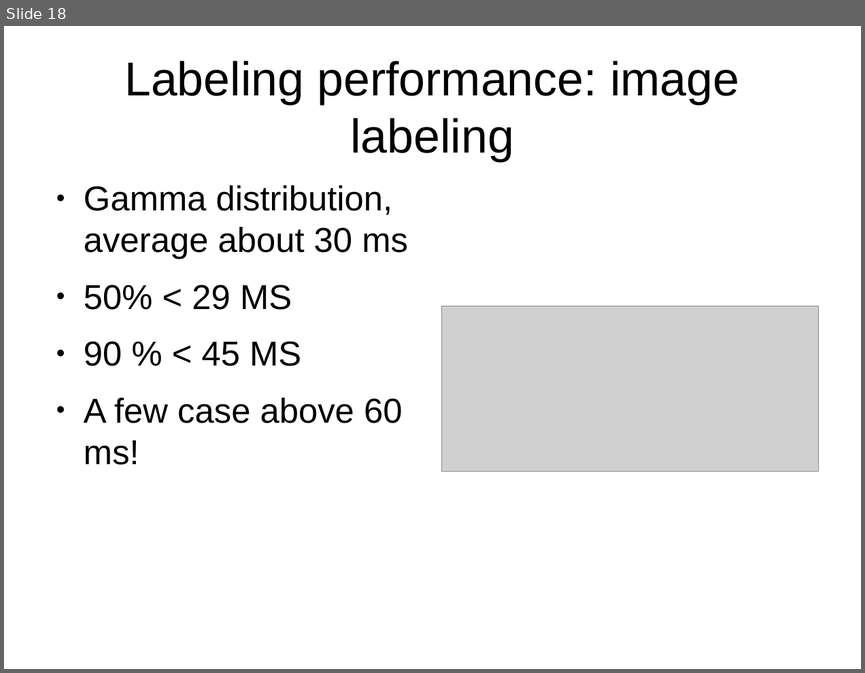
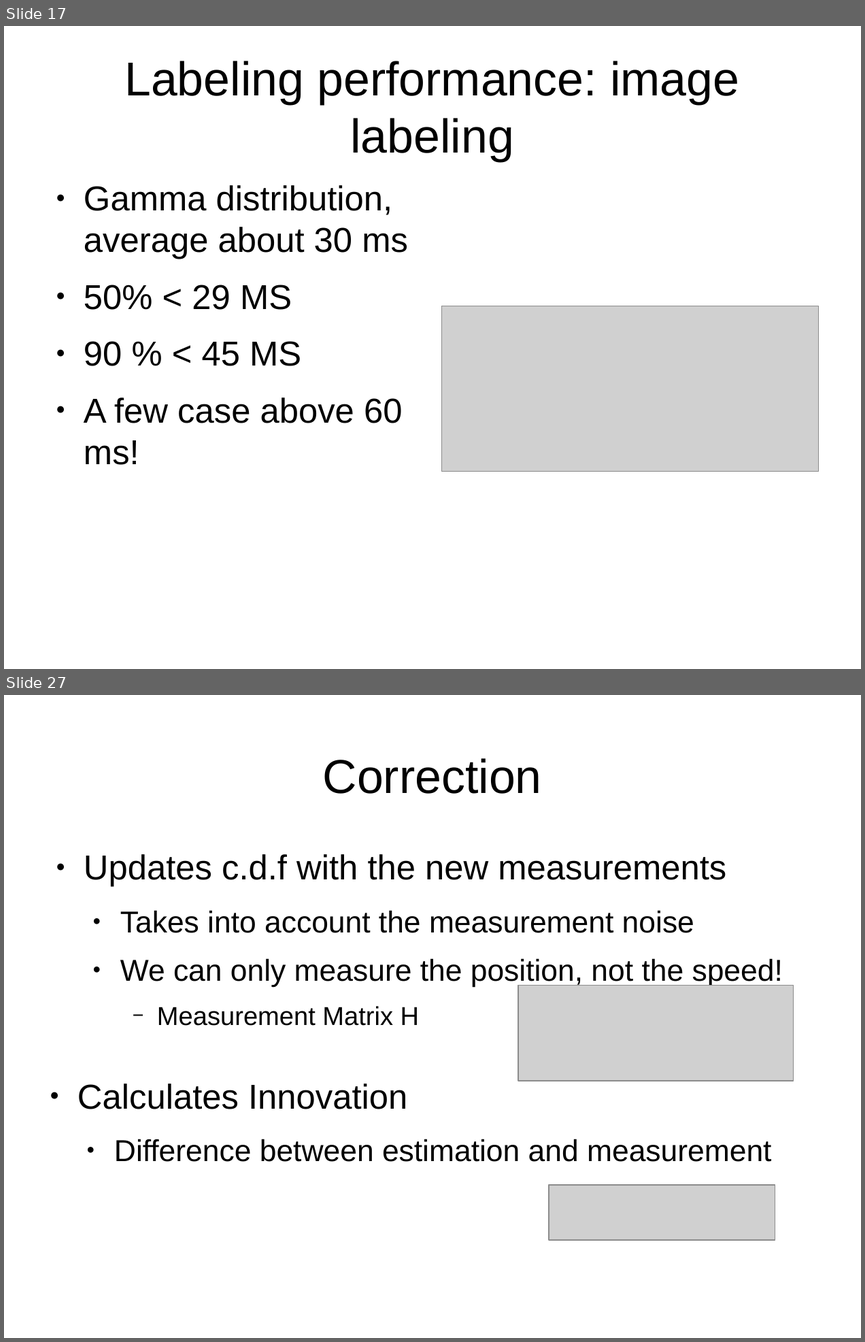
Before and after one commit to 0Chuzz/SNproject, a slide deck: slides.odp. Shown one above the other, each under a label of ours: slide 18 before the commit, slides 17 and 27 after it; the slides between them are not shown. The pictures are 865x673 and 865x1342 pixels, drawn with LibreOffice and Linux fonts; fonts in the diff are those of the drawing; grey boxes stand for pictures. Boxes give left, top, right and bottom in pixels: in the first picture for what was removed or moved away, otherwise in the second. Text is boxed around its words. In the diff, an @@ line names an element or a change of style, - is before the commit and + after.

```diff
--- a/slides.odp
+++ b/slides.odp
@@ slide 27 added at [4, 695, 861, 1338], background #FFFFFF @@
@@ title added at [323, 758, 542, 794], 44 pt, text #000000 @@
+Correction
@@ text added at [84, 854, 783, 1025], 28 pt, text #000000 @@
+● Updates c.d.f with the new measurements
+  ● Takes into account the measurement noise
+  ● We can only measure the position, not the speed!
+    − Measurement Matrix H
@@ picture added at [518, 985, 793, 1081] @@
@@ text added at [77, 1083, 771, 1161], 28 pt, text #000000 @@
+● Calculates Innovation
+  ● Difference between estimation and measurement
@@ picture added at [549, 1185, 775, 1240] @@
@@ what was slide 18 is now slide 17 @@
```
Also in this commit, not shown: 8 slides changed, 34 other slides added, 17 slides removed, 3 other files.
